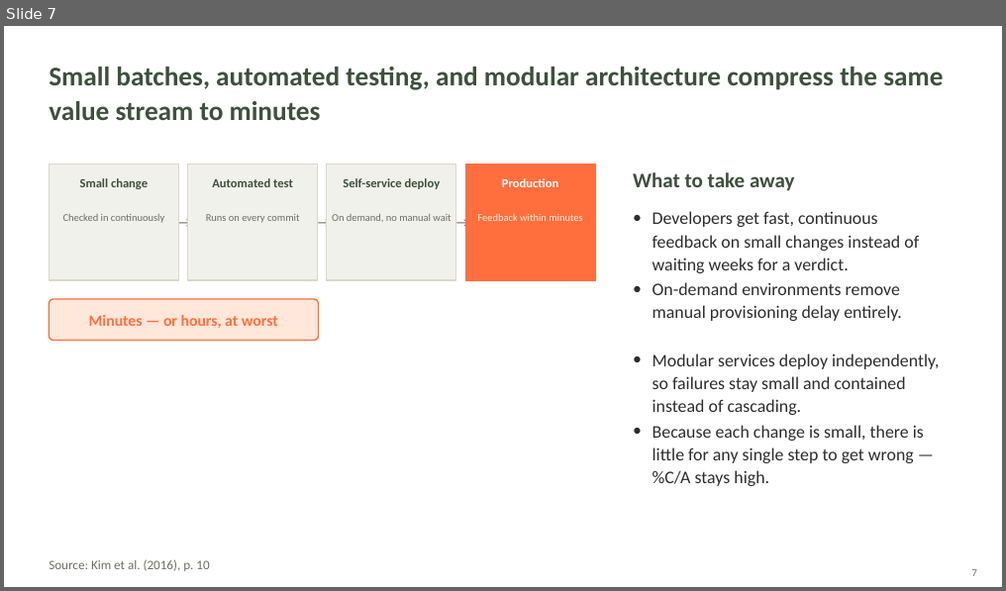
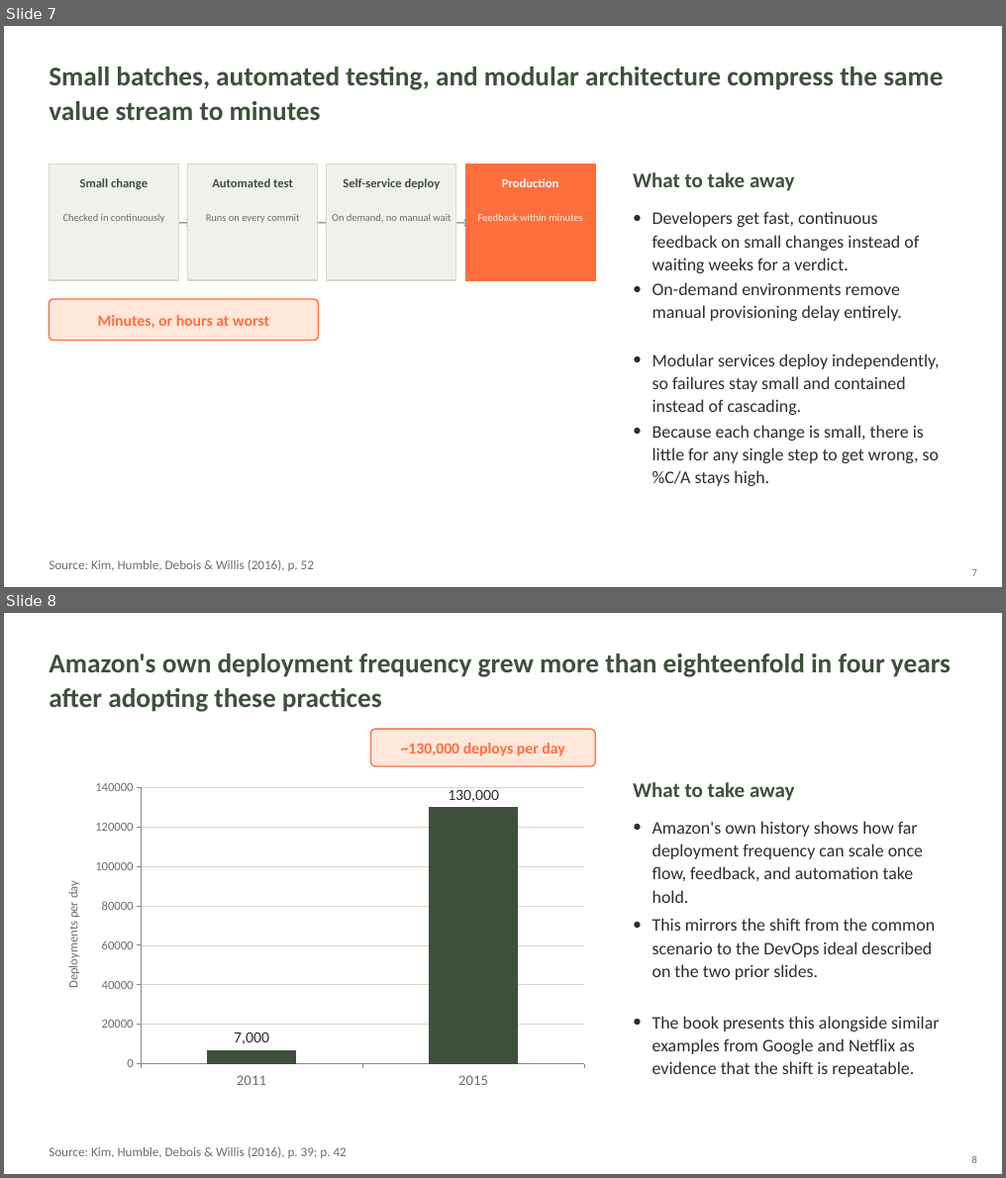
Before and after one commit to tannerlston/csd-380, a slide deck: module-1/TheTechnologyValueStreamCSD380.pptx. Shown one above the other, each under a label of ours: slide 7 before the commit, slides 7 and 8 after it. The pictures are 1006x591 and 1006x1178 pixels, drawn with LibreOffice and Linux fonts; fonts in the diff are those of the drawing. Boxes give left, top, right and bottom in pixels: in the first picture for what was removed or moved away, otherwise in the second. Text is boxed around its words. In the diff, an @@ line names an element or a change of style, - is before the commit and + after.

```diff
--- a/module-1/TheTechnologyValueStreamCSD380.pptx
+++ b/module-1/TheTechnologyValueStreamCSD380.pptx
@@ slide 8 added at box(4, 613, 1002, 1174), background #FFFFFF @@
@@ text added at box(49, 654, 950, 712), 26 pt, text #3E503C, bold @@
+Amazon's own deployment frequency grew more than eighteenfold in four years after adopting these practices
@@ rounded rectangle added at box(371, 729, 595, 766), fill #FFE7DA, outline #FF6F3D 1.25 pt @@
@@ text added at box(401, 743, 564, 757), 15 pt, text #FF6F3D, bold @@
+~130,000 deploys per day
@@ column chart added at box(49, 774, 595, 1096) @@
+categories: 2011, 2015
+Series 1: 7000, 130000
@@ text added at box(633, 782, 795, 801), 20 pt, text #3E503C, bold @@
+What to take away
@@ text added at box(633, 815, 652, 912), 17 pt, text #2D2D2D @@
+•
@@ text added at box(652, 821, 923, 903), 17 pt, text #2D2D2D @@
+Amazon's own history shows how far deployment frequency can scale once flow, feedback, and automation take hold.
@@ text added at box(633, 912, 652, 1010), 17 pt, text #2D2D2D @@
+•
@@ text added at box(652, 918, 935, 980), 17 pt, text #2D2D2D @@
+This mirrors the shift from the common scenario to the DevOps ideal described on the two prior slides.
@@ text added at box(633, 1010, 652, 1107), 17 pt, text #2D2D2D @@
+•
@@ text added at box(652, 1016, 939, 1077), 17 pt, text #2D2D2D @@
+The book presents this alongside similar examples from Google and Netflix as evidence that the shift is repeatable.
@@ text added at box(49, 1147, 347, 1158), 12.5 pt, text #6E6E66 @@
+Source: Kim, Humble, Debois & Willis (2016), p. 39; p. 42
@@ text added at box(972, 1157, 977, 1163), 10 pt, text #6E6E66 @@
+8
@@ slide 7 changed as well @@
@@ text at box(98, 315, 269, 328): text changed @@
-Minutes — or hours, at worst
+Minutes, or hours at worst
@@ text at box(652, 425, 939, 486): text changed @@
-Because each change is small, there is little for any single step to get wrong — %C/A stays high.
+Because each change is small, there is little for any single step to get wrong, so %C/A stays high.
@@ text at box(49, 560, 314, 571): text changed @@
-Source: Kim et al. (2016), p. 10
+Source: Kim, Humble, Debois & Willis (2016), p. 52
```
Also in this commit, not shown: 9 other slides changed, 1 slide removed.
